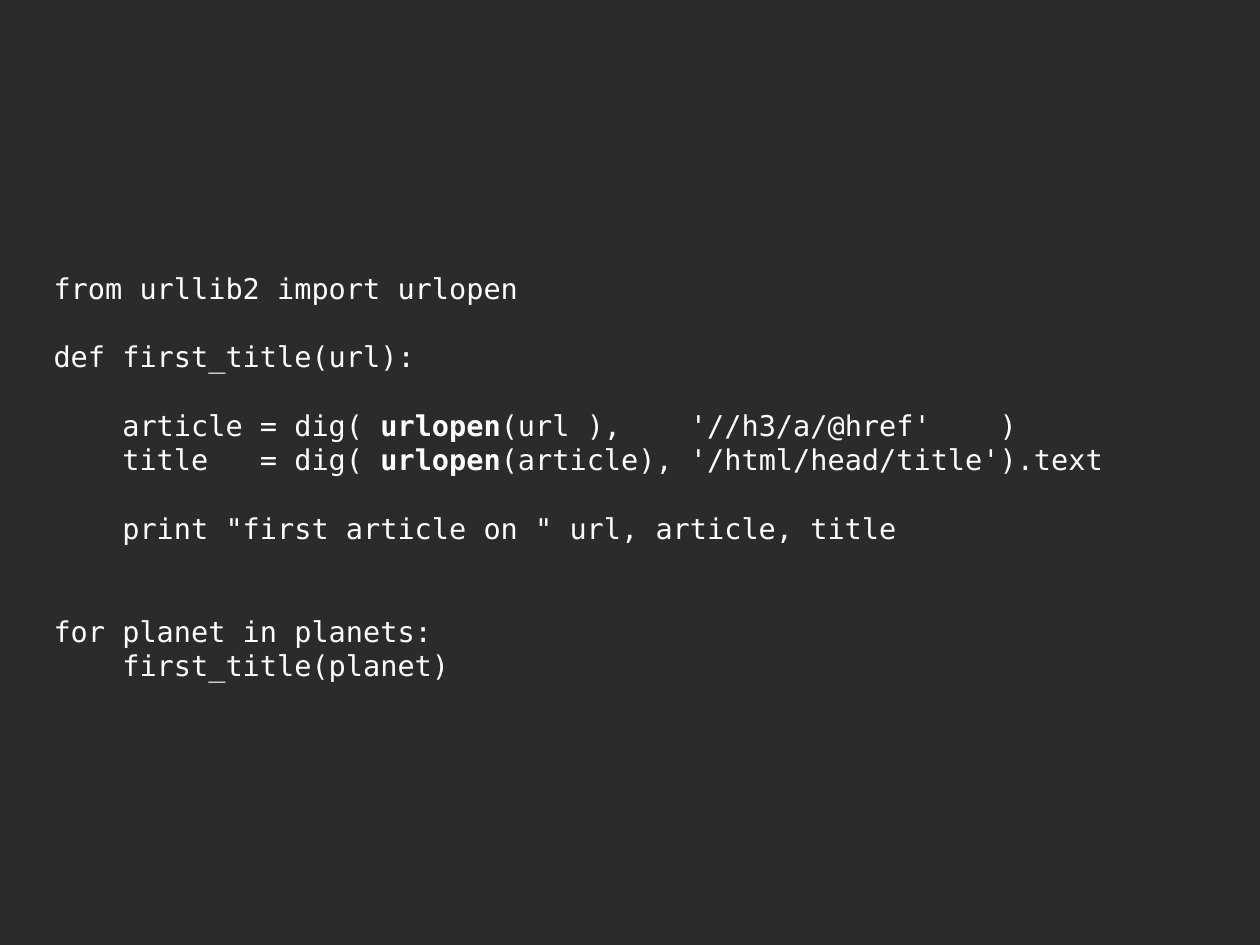
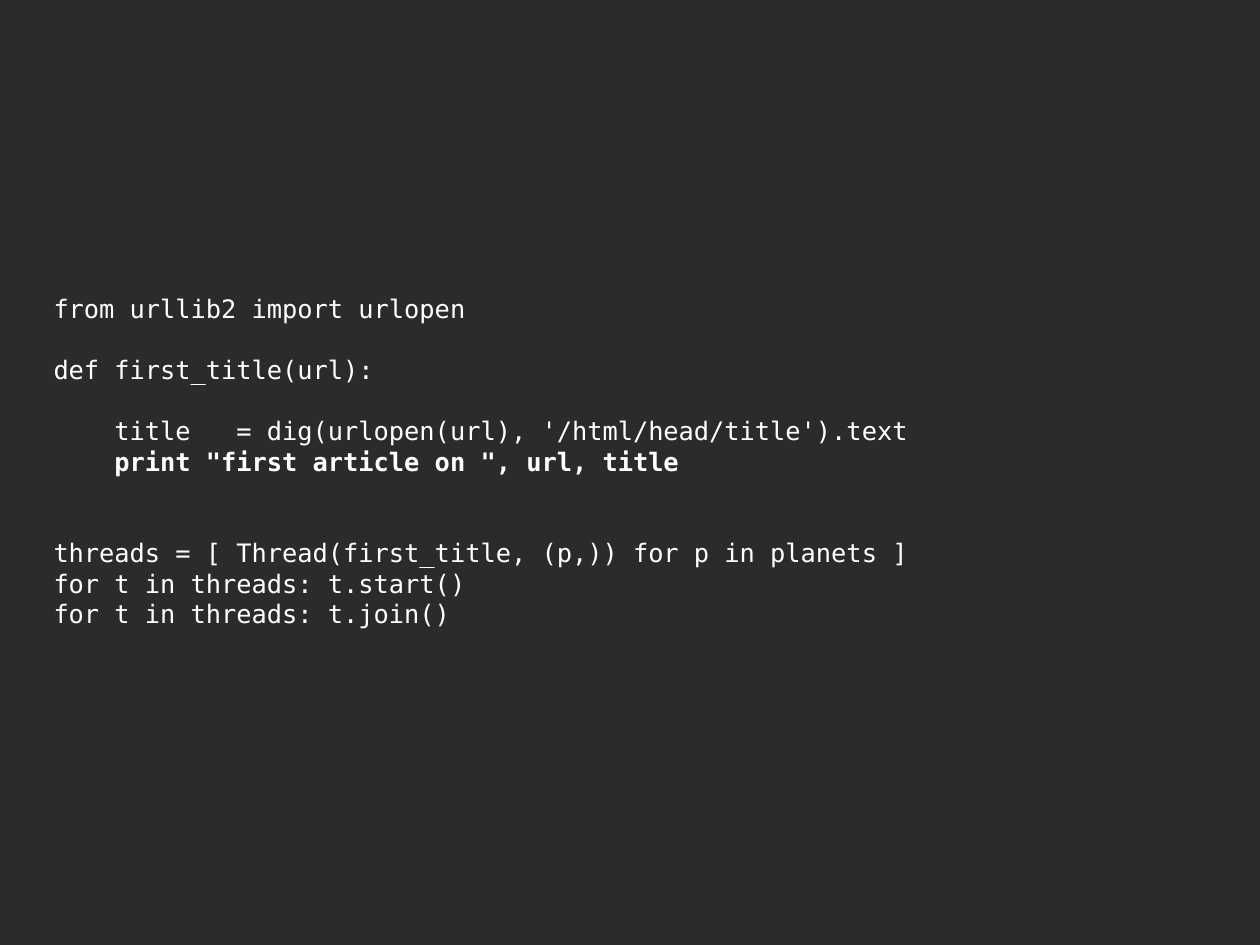
Before and after one commit to jdb/jdb.github.com, a slide deck: slide 11 of imap_idle/pycon-presentation/imap-idle-makingoff.odp (slide 7 before the commit). Drawn at 1260x945 pixels with LibreOffice and Linux fonts; fonts in the diff are those of the drawing; background and template pictures are left out; a plain dark background stands for a picture behind light text. Boxes give left, top, right and bottom in pixels: in the first picture for what was removed or moved away, otherwise in the second. Text is boxed around its words. In the diff, an @@ line names an element or a change of style, - is before the commit and + after.

```diff
--- a/imap_idle/pycon-presentation/imap-idle-makingoff.odp
+++ b/imap_idle/pycon-presentation/imap-idle-makingoff.odp
@@ title at (x1=54, y1=298, x2=908, y2=629): text changed; size 18 to 16 pt @@
-from urllib2 import urlopen
-def first_title(url):
-article = dig( urlopen(url ), '//h3/a/@href' )
-title = dig( urlopen(article), '/html/head/title').text
-print "first article on " url, article, title
-for planet in planets:
-first_title(planet)
+from urllib2 import urlopen
+def first_title(url):
+title = dig(urlopen(url), '/html/head/title').text
+print "first article on ", url, title
+threads = [ Thread(first_title, (p,)) for p in planets ]
+for t in threads: t.start()
+for t in threads: t.join()
```
Also in this commit, not shown: 7 other slides changed, 15 slides added, 6 slides removed, 1 other file.
